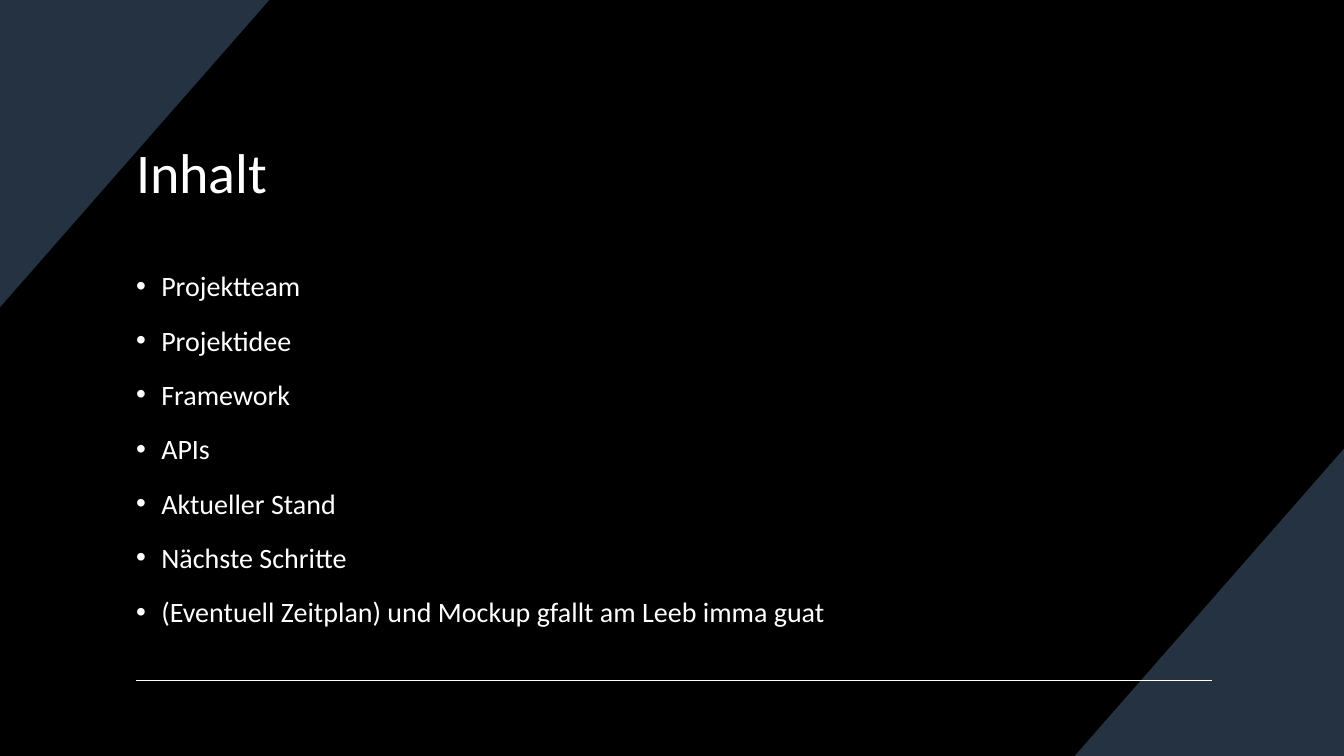
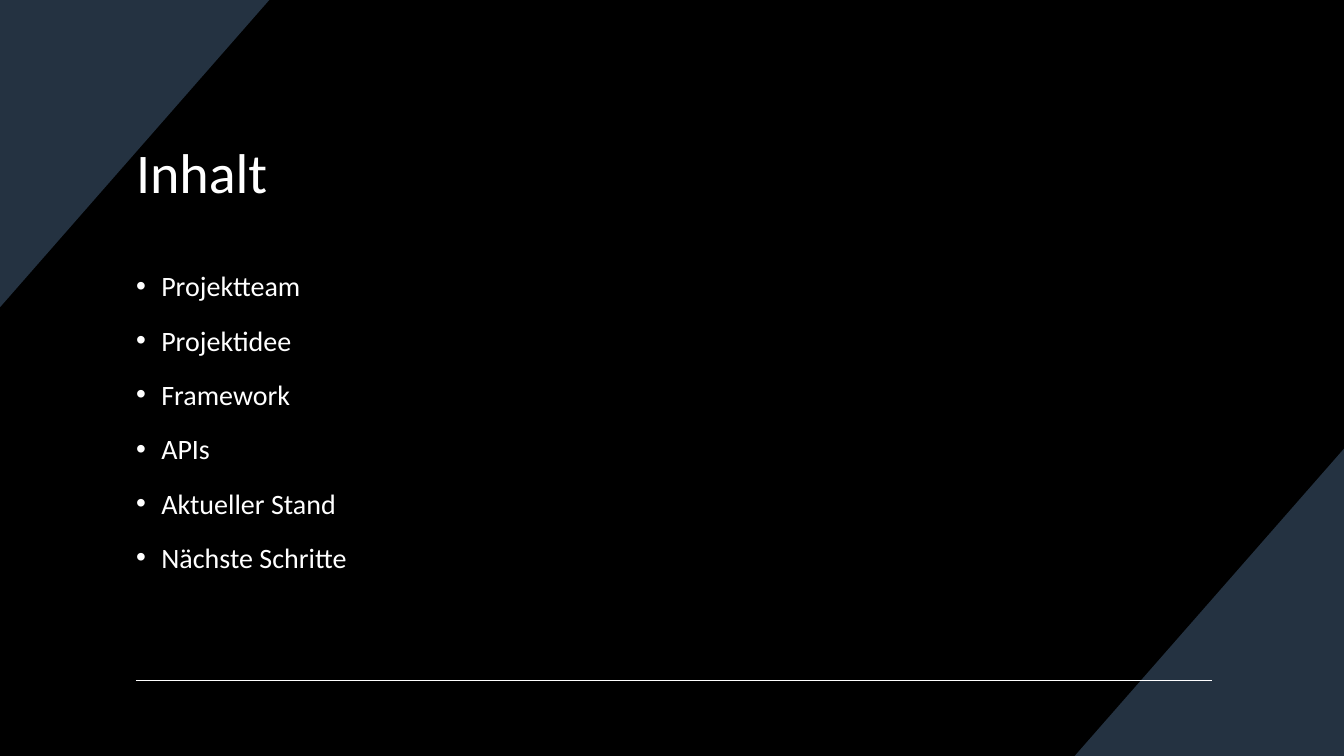
Before and after one commit to AaloFanaa/htldo5_swp, a slide deck: slide 2 of ScreenTale/Projektmanagement/Zwischenpräsentation_14_12_2023.pptx. Drawn at 1344x756 pixels with LibreOffice and Linux fonts; fonts in the diff are those of the drawing. Boxes give left, top, right and bottom in pixels: in the first picture for what was removed or moved away, otherwise in the second. Text is boxed around its words. In the diff, an @@ line names an element or a change of style, - is before the commit and + after.

```diff
--- a/ScreenTale/Projektmanagement/Zwischenpräsentation_14_12_2023.pptx
+++ b/ScreenTale/Projektmanagement/Zwischenpräsentation_14_12_2023.pptx
@@ text at box(161, 601, 824, 627): paragraph removed @@
-• (Eventuell Zeitplan) und Mockup gfallt am Leeb imma guat
```
Also in this commit, not shown: 3 other slides changed, 1 other file.
